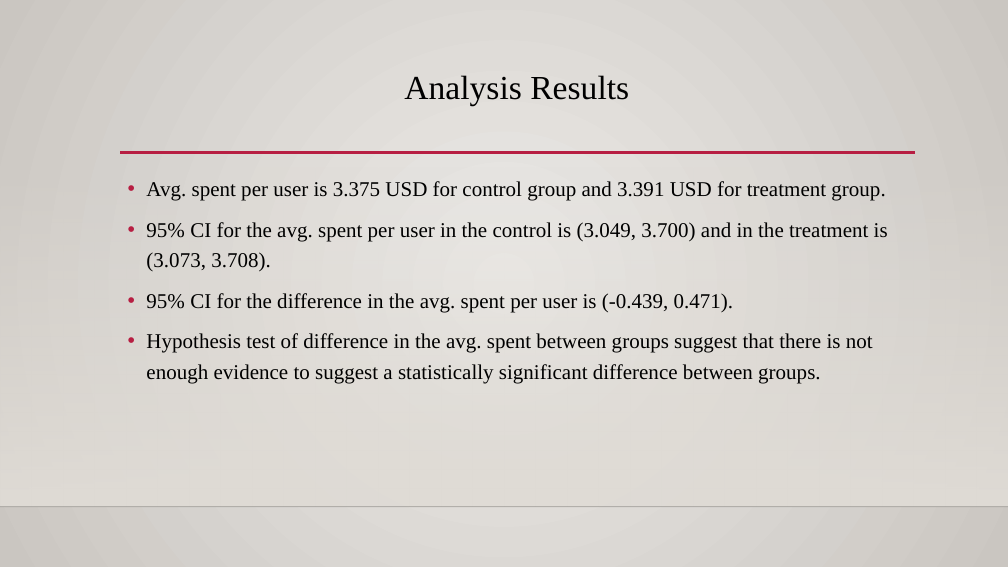
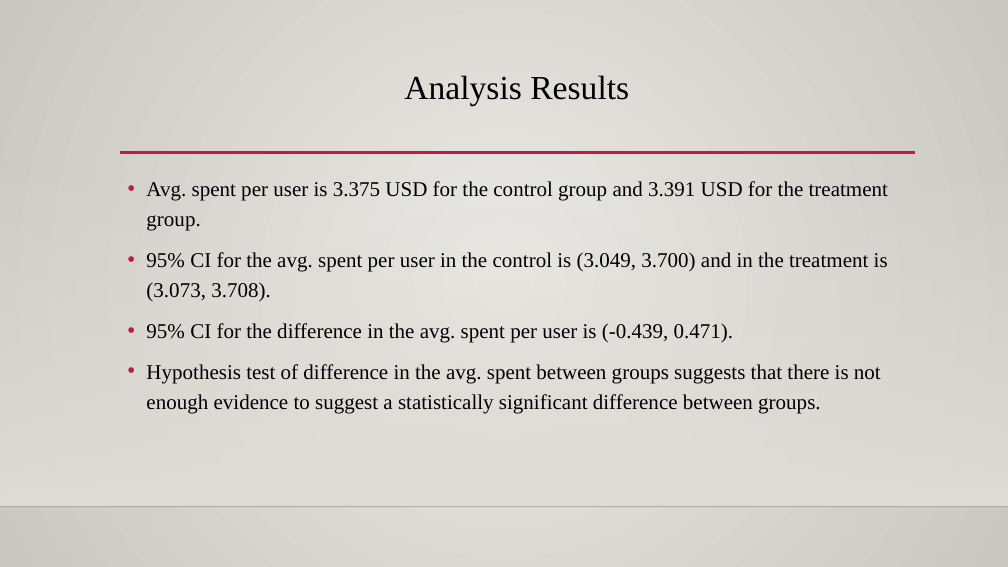
Before and after one commit to BatuSengezer/GloBox_A-B_Analysis, a slide deck: slide 6 of GloBox_A-B_Test_Presentation.pptx. Drawn at 1008x567 pixels with LibreOffice and Linux fonts; fonts in the diff are those of the drawing; background and template pictures are left out. Boxes give left, top, right and bottom in pixels: in the first picture for what was removed or moved away, otherwise in the second. Text is boxed around its words. In the diff, an @@ line names an element or a change of style, - is before the commit and + after.

```diff
--- a/GloBox_A-B_Test_Presentation.pptx
+++ b/GloBox_A-B_Test_Presentation.pptx
@@ text at [146, 181, 888, 231]: text changed @@
-• Avg. spent per user is 3.375 USD for control group and 3.391 USD for treatment group.
+• Avg. spent per user is 3.375 USD for the control group and 3.391 USD for the treatment group.
@@ text at [146, 364, 881, 414]: text changed @@
-• Hypothesis test of difference in the avg. spent between groups suggest that there is not enough evidence to suggest a statistically significant difference between groups.
+• Hypothesis test of difference in the avg. spent between groups suggests that there is not enough evidence to suggest a statistically significant difference between groups.
```
Also in this commit, not shown: 5 other slides changed, 3 other files.
